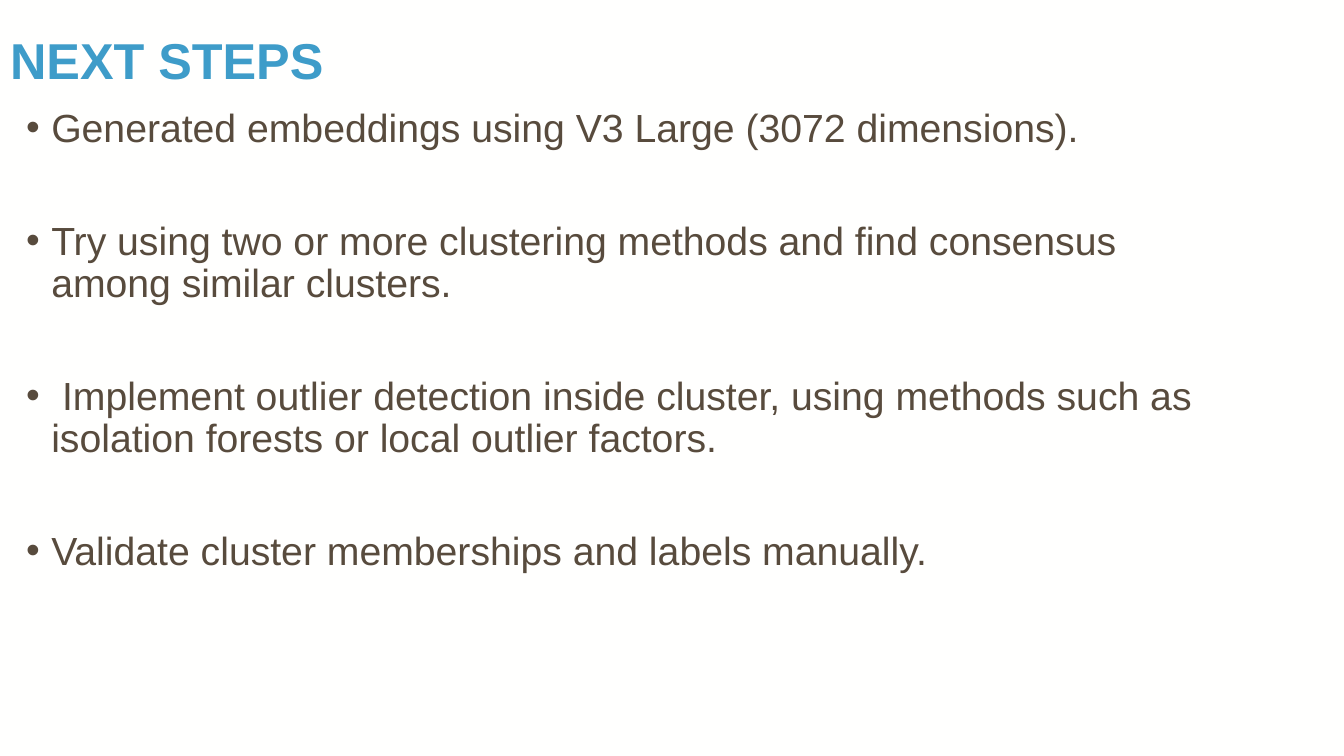
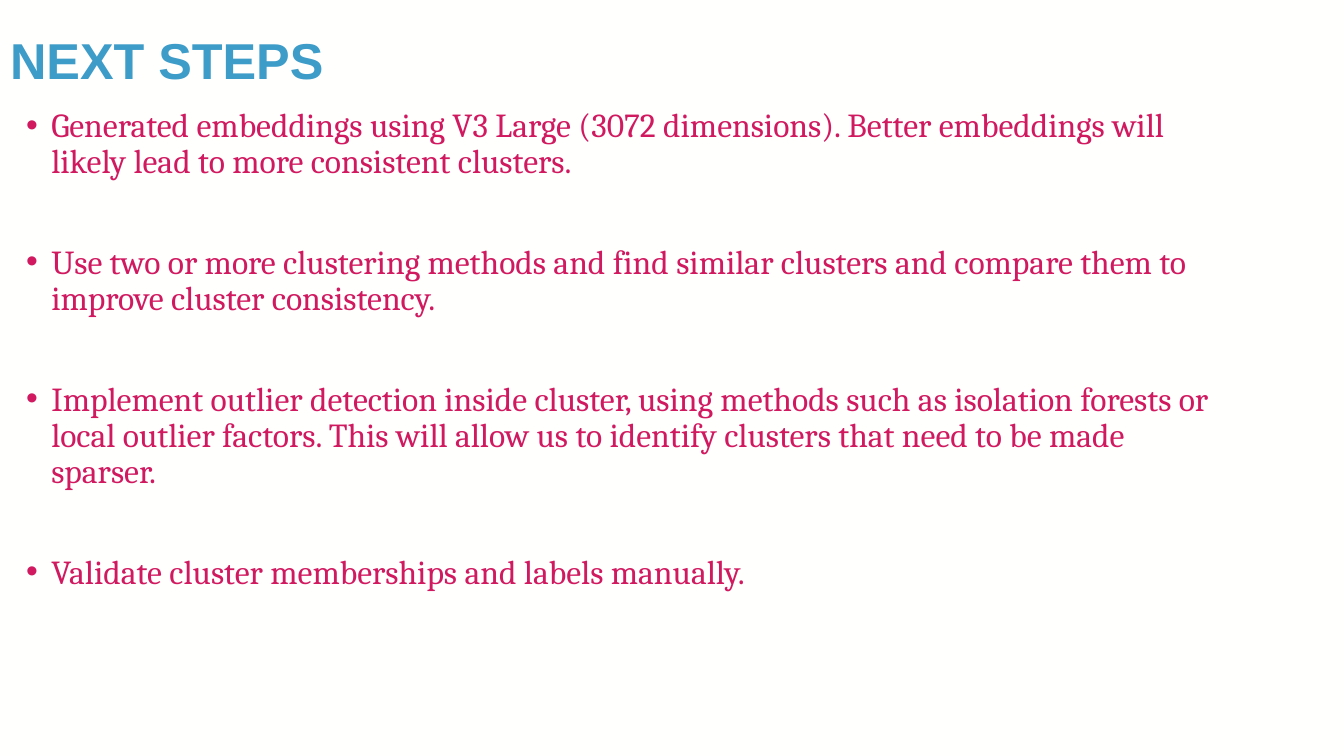
Before and after one commit to TaylorResearchLab/CANTOS, a slide deck: slide 33 of presentations/BIG_2024.pptx (slide 28 before the commit). Drawn at 1344x756 pixels with LibreOffice and Linux fonts; fonts in the diff are those of the drawing; background and template pictures are left out. Boxes give left, top, right and bottom in pixels: in the first picture for what was removed or moved away, otherwise in the second. Text is boxed around its words. In the diff, an @@ line names an element or a change of style, - is before the commit and + after.

Commit message:
adding presentation update

```diff
--- a/presentations/BIG_2024.pptx
+++ b/presentations/BIG_2024.pptx
@@ text at <box>51,113,1208,490</box>: text changed; size 28 to 24 pt; font Arial to Cambria; text colour #584B3D to #D11960 @@
-• Generated embeddings using V3 Large (3072 dimensions).
-• Try using two or more clustering methods and find consensus among similar clusters.
-• Implement outlier detection inside cluster, using methods such as isolation forests or local outlier factors.
+• Generated embeddings using V3 Large (3072 dimensions). Better embeddings will likely lead to more consistent clusters.
+• Use two or more clustering methods and find similar clusters and compare them to improve cluster consistency.
+• Implement outlier detection inside cluster, using methods such as isolation forests or local outlier factors. This will allow us to identify clusters that need to be made sparser.
@@ text at <box>51,560,745,592</box>: size 28 to 24 pt, font Arial to Cambria, text colour #584B3D to #D11960 in "Validate cluster memberships and labels manually." @@
```
Also in this commit, not shown: 15 other slides changed, 7 slides added, 2 slides removed, 1 other file.
